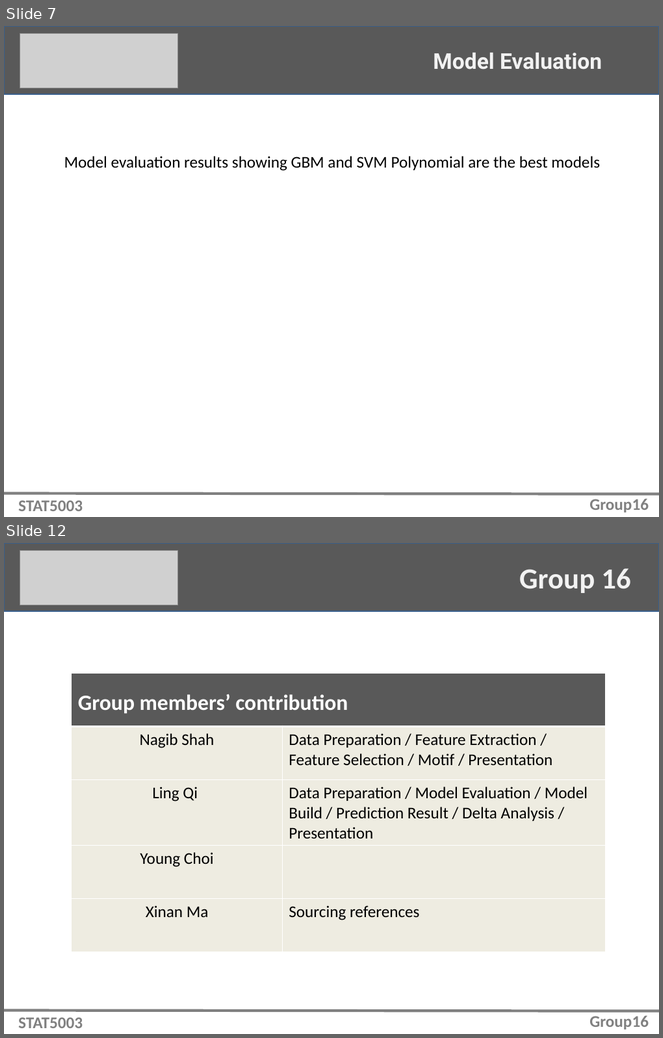
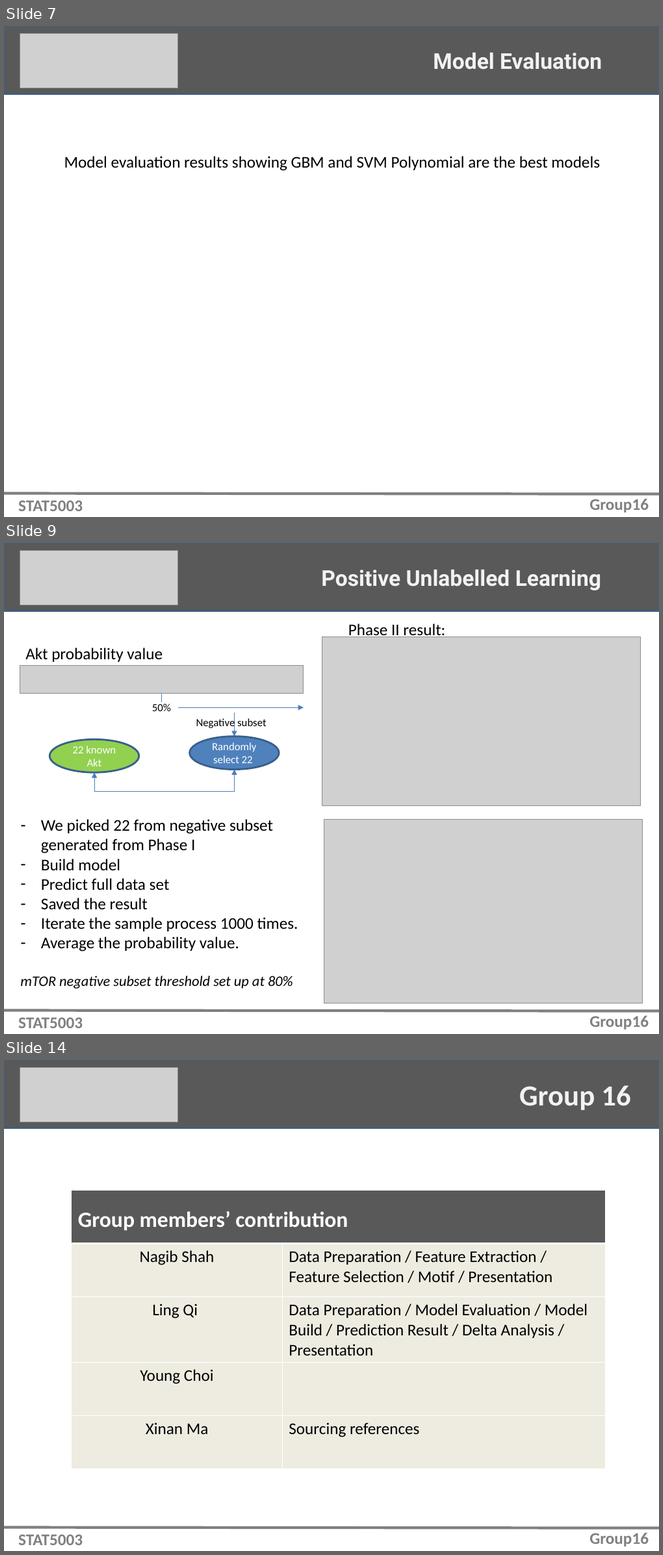
Before and after one commit to nagibshah/predicting-novel-kinase-substrates, a slide deck: Assignment2_Slides_LingVersion.pptx. Shown one above the other, each under a label of ours: slides 7 and 12 before the commit, slides 7, 9 and 14 after it; the slides between them are not shown. The pictures are 663x1038 and 663x1555 pixels, drawn with LibreOffice and Linux fonts; fonts in the diff are those of the drawing; grey boxes stand for pictures. Boxes give left, top, right and bottom in pixels: in the first picture for what was removed or moved away, otherwise in the second. Text is boxed around its words. In the diff, an @@ line names an element or a change of style, - is before the commit and + after.

Commit message:
Ling - slides 8-13

```diff
--- a/Assignment2_Slides_LingVersion.pptx
+++ b/Assignment2_Slides_LingVersion.pptx
@@ slide 9 added at <box>4,543,659,1034</box>, background #FFFFFF @@
@@ rectangle added at <box>4,543,659,611</box>, fill #595959, outline #3A5F8C 2 pt @@
@@ picture added at <box>20,551,178,605</box> @@
@@ text added at <box>321,570,601,590</box>, 24 pt, text #F2F2F2, bold @@
+Positive Unlabelled Learning
@@ picture added at <box>322,637,641,806</box> @@
@@ text added at <box>348,624,445,639</box>, 18 pt, text #000000 @@
+Phase II result:
@@ text added at <box>25,648,163,662</box>, 18 pt, text #000000 @@
+Akt probability value
@@ picture added at <box>20,665,304,694</box> @@
@@ line added from (162, 694) to (162, 702), #4B7EBC 0.75 pt @@
@@ text added at <box>152,704,171,711</box>, 12 pt, text #000000 @@
+50%
@@ arrow added from (178, 707) to (304, 707), #4B7EBC 0.75 pt @@
@@ text added at <box>196,718,267,730</box>, 12 pt, text #000000 @@
+Negative subset
@@ arrow added from (235, 713) to (235, 736), #4B7EBC 0.75 pt @@
@@ ellipse added at <box>189,736,278,770</box>, fill #4F81BD, outline #3A5F8C 2 pt, 12 pt, text #FFFFFF @@
+Randomly select 22
@@ ellipse added at <box>50,739,139,773</box>, fill #92D050, outline #3A5F8C 2 pt, 12 pt, text #FFFFFF @@
+22 known Akt
@@ arrow added from (94, 792) to (94, 772), #4B7EBC 0.75 pt @@
@@ arrow added from (235, 792) to (235, 770), #4B7EBC 0.75 pt @@
@@ line added from (94, 792) to (235, 792), #4B7EBC 0.75 pt @@
@@ text added at <box>20,819,298,989</box>, 18 pt, text #000000 @@
+– We picked 22 from negative subset generated from Phase I
+– Build model
+– Predict full data set
+– Saved the result
+– Iterate the sample process 1000 times.
+– Average the probability value.
+mTOR negative subset threshold set up at 80%
@@ picture added at <box>324,820,642,1005</box> @@
@@ line added from (4, 1011) to (659, 1012), #808080 3 pt @@
@@ text added at <box>18,1017,83,1029</box>, 18 pt, text #808080, bold @@
+STAT5003
@@ text added at <box>590,1016,649,1030</box>, 18 pt, text #808080, bold @@
+Group16
@@ what was slide 12 is now slide 14 @@
```
Also in this commit, not shown: 1 slide changed, 4 other slides added, 3 slides removed.
